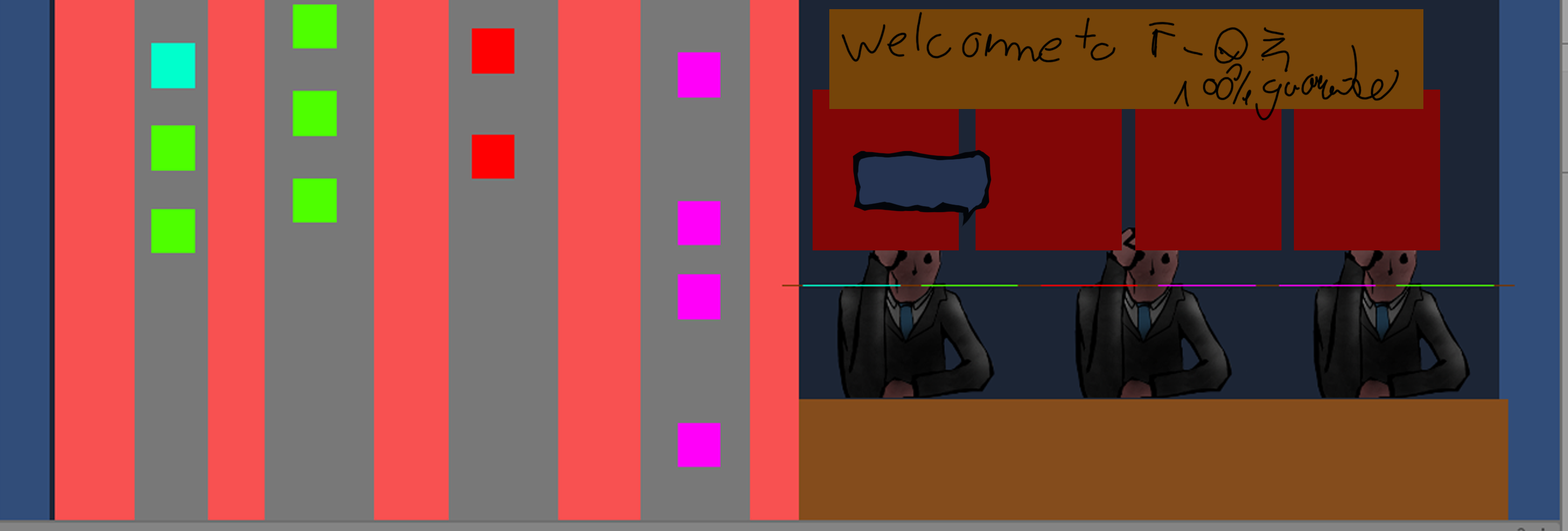
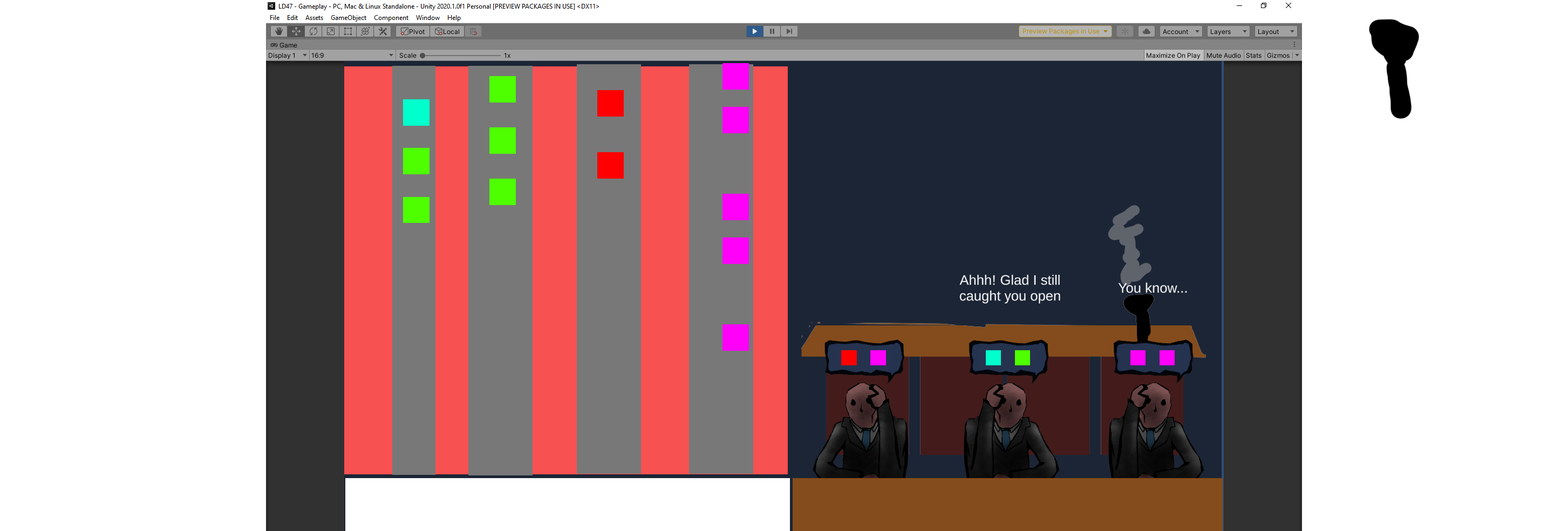
The second 1568 x 531 image is a revision of the first. Changes to its layers:
painted on "Eaters" over [266, 0, 1302, 531]
removed layer "Order" over [852, 149, 992, 228]
renamed "Cartell" to "Layer 1", painted on it over [829, 9, 1424, 121]
removed layer "Tela" over [812, 89, 1441, 251]
removed layer "GameRN" over [0, 0, 1568, 531]
